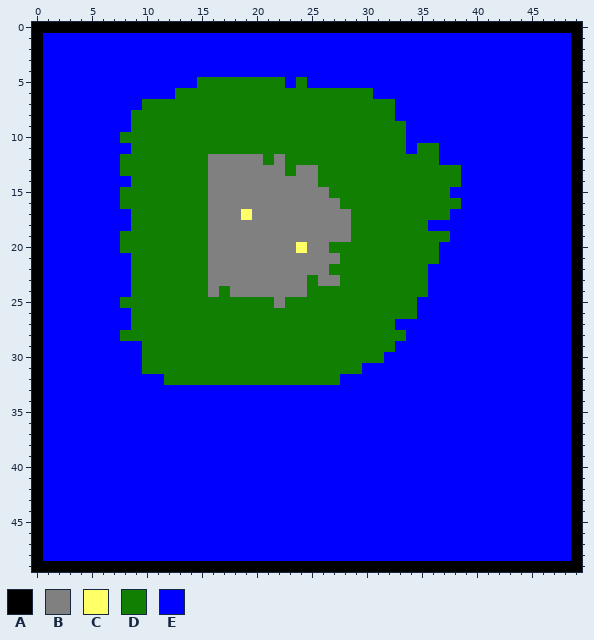
Pixel-art sprite: Images/map.png. This is how it looked before the edit.
The file is 50x50 pixels. Colours within 5 levels of each other are drawn and written as one.
Palette (. is transparent): A #000000  B #808080  C #ffff66  D #117f02  E #0000fe
Pixels before (only the part around the change), first column x 0:
 0 AAAAAAAAAAAAAAAAAAAAAAAAAAAAAAAAAAAAAAAAAAAAAAAAAA
 1 AEEEEEEEEEEEEEEEEEEEEEEEEEEEEEEEEEEEEEEEEEEEEEEEEA
 2 AEEEEEEEEEEEEEEEEEEEEEEEEEEEEEEEEEEEEEEEEEEEEEEEEA
 3 AEEEEEEEEEEEEEEEEEEEEEEEEEEEEEEEEEEEEEEEEEEEEEEEEA
 4 AEEEEEEEEEEEEEEEEEEEEEEEEEEEEEEEEEEEEEEEEEEEEEEEEA
 5 AEEEEEEEEEEEEEEDDDDDDDDEDEEEEEEEEEEEEEEEEEEEEEEEEA
 6 AEEEEEEEEEEEEDDDDDDDDDDDDDDDDDDEEEEEEEEEEEEEEEEEEA
 7 AEEEEEEEEEDDDDDDDDDDDDDDDDDDDDDDDEEEEEEEEEEEEEEEEA
 8 AEEEEEEEEDDDDDDDDDDDDDDDDDDDDDDDDEEEEEEEEEEEEEEEEA
 9 AEEEEEEEEDDDDDDDDDDDDDDDDDDDDDDDDDEEEEEEEEEEEEEEEA
10 AEEEEEEEDDDDDDDDDDDDDDDDDDDDDDDDDDEEEEEEEEEEEEEEEA
11 AEEEEEEEEDDDDDDDDDDDDDDDDDDDDDDDDDEDDEEEEEEEEEEEEA
12 AEEEEEEEDDDDDDDDBBBBBDBDDDDDDDDDDDDDDEEEEEEEEEEEEA
13 AEEEEEEEDDDDDDDDBBBBBBBDBBDDDDDDDDDDDDDEEEEEEEEEEA
14 AEEEEEEEEDDDDDDDBBBBBBBBBBDDDDDDDDDDDDDEEEEEEEEEEA
15 AEEEEEEEDDDDDDDDBBBBBBBBBBBDDDDDDDDDDDEEEEEEEEEEEA
16 AEEEEEEEDDDDDDDDBBBBBBBBBBBBDDDDDDDDDDDEEEEEEEEEEA
17 AEEEEEEEEDDDDDDDBBBCBBBBBBBBBDDDDDDDDDEEEEEEEEEEEA
18 AEEEEEEEEDDDDDDDBBBBBBBBBBBBBDDDDDDDEEEEEEEEEEEEEA
19 AEEEEEEEDDDDDDDDBBBBBBBBBBBBBDDDDDDDDDEEEEEEEEEEEA
20 AEEEEEEEDDDDDDDDBBBBBBBBCBBDDDDDDDDDDEEEEEEEEEEEEA
21 AEEEEEEEEDDDDDDDBBBBBBBBBBBBDDDDDDDDDEEEEEEEEEEEEA
22 AEEEEEEEEDDDDDDDBBBBBBBBBBBDDDDDDDDDEEEEEEEEEEEEEA
23 AEEEEEEEEDDDDDDDBBBBBBBBBDBBDDDDDDDDEEEEEEEEEEEEEA
24 AEEEEEEEEDDDDDDDBDBBBBBBBDDDDDDDDDDDEEEEEEEEEEEEEA
25 AEEEEEEEDDDDDDDDDDDDDDBDDDDDDDDDDDDEEEEEEEEEEEEEEA
26 AEEEEEEEEDDDDDDDDDDDDDDDDDDDDDDDDDDEEEEEEEEEEEEEEA
27 AEEEEEEEEDDDDDDDDDDDDDDDDDDDDDDDDEEEEEEEEEEEEEEEEA
28 AEEEEEEEDDDDDDDDDDDDDDDDDDDDDDDDDDEEEEEEEEEEEEEEEA
29 AEEEEEEEEEDDDDDDDDDDDDDDDDDDDDDDDEEEEEEEEEEEEEEEEA
30 AEEEEEEEEEDDDDDDDDDDDDDDDDDDDDDDEEEEEEEEEEEEEEEEEA
31 AEEEEEEEEEDDDDDDDDDDDDDDDDDDDDEEEEEEEEEEEEEEEEEEEA
32 AEEEEEEEEEEEDDDDDDDDDDDDDDDDEEEEEEEEEEEEEEEEEEEEEA
33 AEEEEEEEEEEEEEEEEEEEEEEEEEEEEEEEEEEEEEEEEEEEEEEEEA
34 AEEEEEEEEEEEEEEEEEEEEEEEEEEEEEEEEEEEEEEEEEEEEEEEEA
35 AEEEEEEEEEEEEEEEEEEEEEEEEEEEEEEEEEEEEEEEEEEEEEEEEA
36 AEEEEEEEEEEEEEEEEEEEEEEEEEEEEEEEEEEEEEEEEEEEEEEEEA
37 AEEEEEEEEEEEEEEEEEEEEEEEEEEEEEEEEEEEEEEEEEEEEEEEEA
38 AEEEEEEEEEEEEEEEEEEEEEEEEEEEEEEEEEEEEEEEEEEEEEEEEA
39 AEEEEEEEEEEEEEEEEEEEEEEEEEEEEEEEEEEEEEEEEEEEEEEEEA
40 AEEEEEEEEEEEEEEEEEEEEEEEEEEEEEEEEEEEEEEEEEEEEEEEEA
41 AEEEEEEEEEEEEEEEEEEEEEEEEEEEEEEEEEEEEEEEEEEEEEEEEA
42 AEEEEEEEEEEEEEEEEEEEEEEEEEEEEEEEEEEEEEEEEEEEEEEEEA
43 AEEEEEEEEEEEEEEEEEEEEEEEEEEEEEEEEEEEEEEEEEEEEEEEEA
44 AEEEEEEEEEEEEEEEEEEEEEEEEEEEEEEEEEEEEEEEEEEEEEEEEA
45 AEEEEEEEEEEEEEEEEEEEEEEEEEEEEEEEEEEEEEEEEEEEEEEEEA
46 AEEEEEEEEEEEEEEEEEEEEEEEEEEEEEEEEEEEEEEEEEEEEEEEEA
47 AEEEEEEEEEEEEEEEEEEEEEEEEEEEEEEEEEEEEEEEEEEEEEEEEA
48 AEEEEEEEEEEEEEEEEEEEEEEEEEEEEEEEEEEEEEEEEEEEEEEEEA
49 AAAAAAAAAAAAAAAAAAAAAAAAAAAAAAAAAAAAAAAAAAAAAAAAAA
The result:
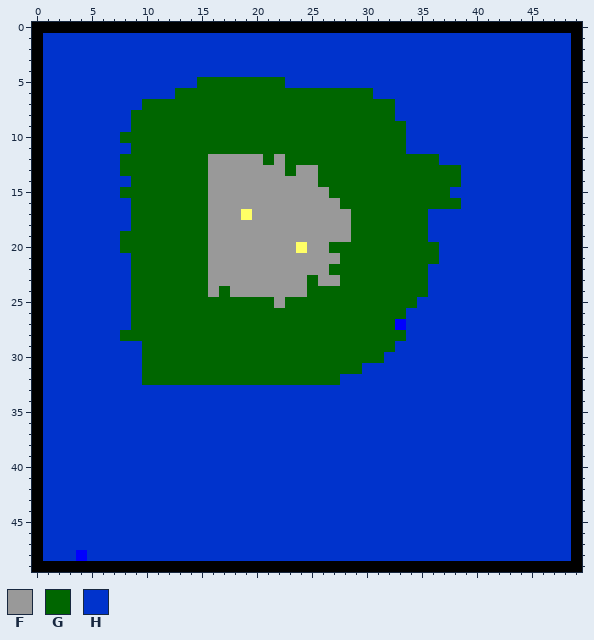
Colours new in this view: F #999999  G #006600  H #0033cc
Change:
Changed rows in their new state; - is an unchanged pixel.
first column x 1:
 1 HHHHHHHHHHHHHHHHHHHHHHHHHHHHHHHHHHHHHHHHHHHHHHHH
 2 HHHHHHHHHHHHHHHHHHHHHHHHHHHHHHHHHHHHHHHHHHHHHHHH
 3 HHHHHHHHHHHHHHHHHHHHHHHHHHHHHHHHHHHHHHHHHHHHHHHH
 4 HHHHHHHHHHHHHHHHHHHHHHHHHHHHHHHHHHHHHHHHHHHHHHHH
 5 HHHHHHHHHHHHHHGGGGGGGGHHHHHHHHHHHHHHHHHHHHHHHHHH
 6 HHHHHHHHHHHHGGGGGGGGGGGGGGGGGGHHHHHHHHHHHHHHHHHH
 7 HHHHHHHHHGGGGGGGGGGGGGGGGGGGGGGGHHHHHHHHHHHHHHHH
 8 HHHHHHHHGGGGGGGGGGGGGGGGGGGGGGGGHHHHHHHHHHHHHHHH
 9 HHHHHHHHGGGGGGGGGGGGGGGGGGGGGGGGGHHHHHHHHHHHHHHH
10 HHHHHHHGGGGGGGGGGGGGGGGGGGGGGGGGGHHHHHHHHHHHHHHH
11 HHHHHHHHGGGGGGGGGGGGGGGGGGGGGGGGGHHHHHHHHHHHHHHH
12 HHHHHHHGGGGGGGGFFFFFGFGGGGGGGGGGGGGGHHHHHHHHHHHH
13 HHHHHHHGGGGGGGGFFFFFFFGFFGGGGGGGGGGGGGHHHHHHHHHH
14 HHHHHHHHGGGGGGGFFFFFFFFFFGGGGGGGGGGGGGHHHHHHHHHH
15 HHHHHHHGGGGGGGGFFFFFFFFFFFGGGGGGGGGGGHHHHHHHHHHH
16 HHHHHHHHGGGGGGGFFFFFFFFFFFFGGGGGGGGGGGHHHHHHHHHH
17 HHHHHHHHGGGGGGGFFF-FFFFFFFFFGGGGGGGHHHHHHHHHHHHH
18 HHHHHHHHGGGGGGGFFFFFFFFFFFFFGGGGGGGHHHHHHHHHHHHH
19 HHHHHHHGGGGGGGGFFFFFFFFFFFFFGGGGGGGHHHHHHHHHHHHH
20 HHHHHHHGGGGGGGGFFFFFFFF-FFGGGGGGGGGGHHHHHHHHHHHH
21 HHHHHHHHGGGGGGGFFFFFFFFFFFFGGGGGGGGGHHHHHHHHHHHH
22 HHHHHHHHGGGGGGGFFFFFFFFFFFGGGGGGGGGHHHHHHHHHHHHH
23 HHHHHHHHGGGGGGGFFFFFFFFFGFFGGGGGGGGHHHHHHHHHHHHH
24 HHHHHHHHGGGGGGGFGFFFFFFFGGGGGGGGGGGHHHHHHHHHHHHH
25 HHHHHHHHGGGGGGGGGGGGGFGGGGGGGGGGGGHHHHHHHHHHHHHH
26 HHHHHHHHGGGGGGGGGGGGGGGGGGGGGGGGGHHHHHHHHHHHHHHH
27 HHHHHHHHGGGGGGGGGGGGGGGGGGGGGGGG-HHHHHHHHHHHHHHH
28 HHHHHHHGGGGGGGGGGGGGGGGGGGGGGGGGGHHHHHHHHHHHHHHH
29 HHHHHHHHHGGGGGGGGGGGGGGGGGGGGGGGHHHHHHHHHHHHHHHH
30 HHHHHHHHHGGGGGGGGGGGGGGGGGGGGGGHHHHHHHHHHHHHHHHH
31 HHHHHHHHHGGGGGGGGGGGGGGGGGGGGHHHHHHHHHHHHHHHHHHH
32 HHHHHHHHHGGGGGGGGGGGGGGGGGGHHHHHHHHHHHHHHHHHHHHH
33 HHHHHHHHHHHHHHHHHHHHHHHHHHHHHHHHHHHHHHHHHHHHHHHH
34 HHHHHHHHHHHHHHHHHHHHHHHHHHHHHHHHHHHHHHHHHHHHHHHH
35 HHHHHHHHHHHHHHHHHHHHHHHHHHHHHHHHHHHHHHHHHHHHHHHH
36 HHHHHHHHHHHHHHHHHHHHHHHHHHHHHHHHHHHHHHHHHHHHHHHH
37 HHHHHHHHHHHHHHHHHHHHHHHHHHHHHHHHHHHHHHHHHHHHHHHH
38 HHHHHHHHHHHHHHHHHHHHHHHHHHHHHHHHHHHHHHHHHHHHHHHH
39 HHHHHHHHHHHHHHHHHHHHHHHHHHHHHHHHHHHHHHHHHHHHHHHH
40 HHHHHHHHHHHHHHHHHHHHHHHHHHHHHHHHHHHHHHHHHHHHHHHH
41 HHHHHHHHHHHHHHHHHHHHHHHHHHHHHHHHHHHHHHHHHHHHHHHH
42 HHHHHHHHHHHHHHHHHHHHHHHHHHHHHHHHHHHHHHHHHHHHHHHH
43 HHHHHHHHHHHHHHHHHHHHHHHHHHHHHHHHHHHHHHHHHHHHHHHH
44 HHHHHHHHHHHHHHHHHHHHHHHHHHHHHHHHHHHHHHHHHHHHHHHH
45 HHHHHHHHHHHHHHHHHHHHHHHHHHHHHHHHHHHHHHHHHHHHHHHH
46 HHHHHHHHHHHHHHHHHHHHHHHHHHHHHHHHHHHHHHHHHHHHHHHH
47 HHHHHHHHHHHHHHHHHHHHHHHHHHHHHHHHHHHHHHHHHHHHHHHH
48 HHH-HHHHHHHHHHHHHHHHHHHHHHHHHHHHHHHHHHHHHHHHHHHH
